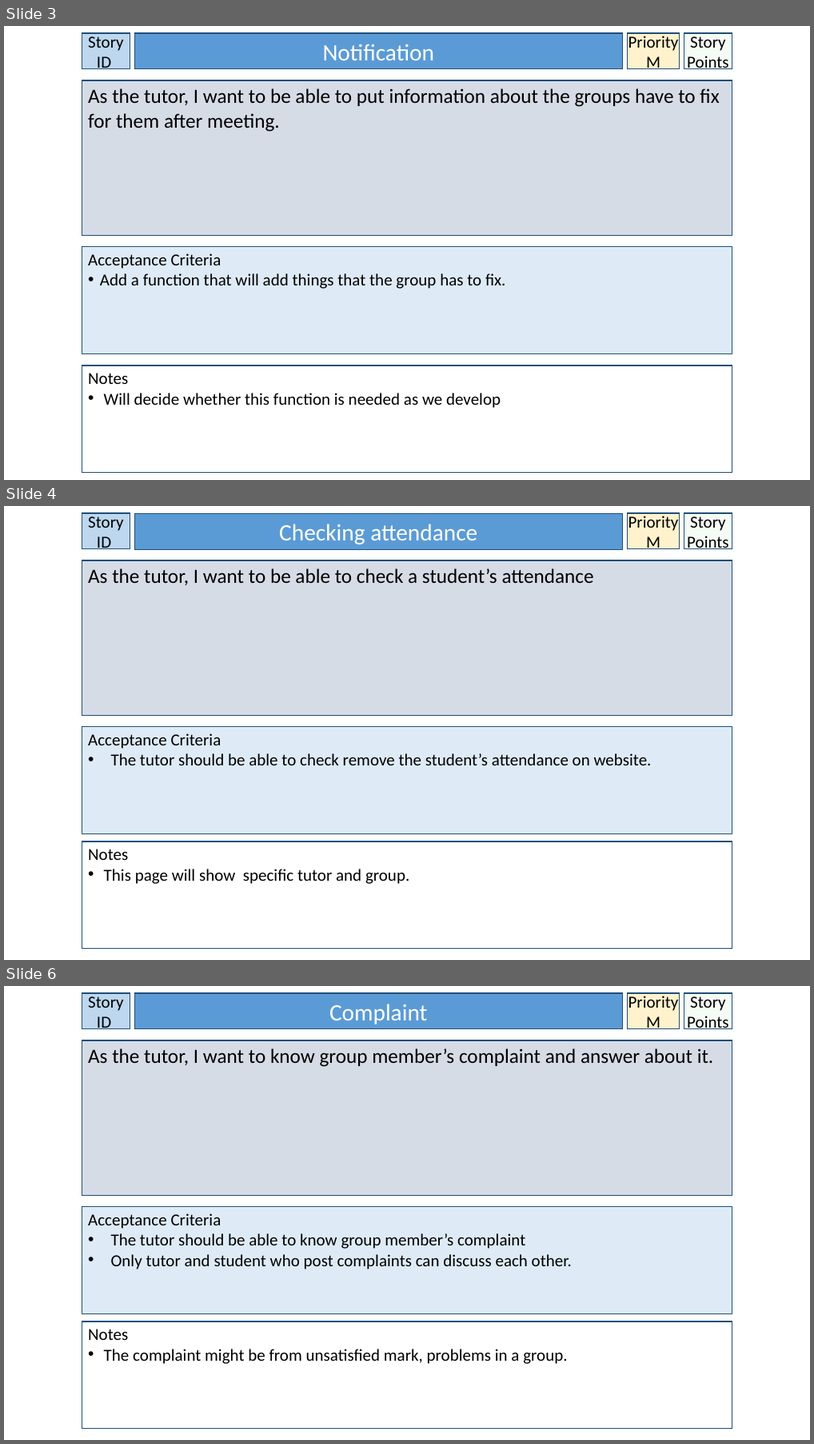
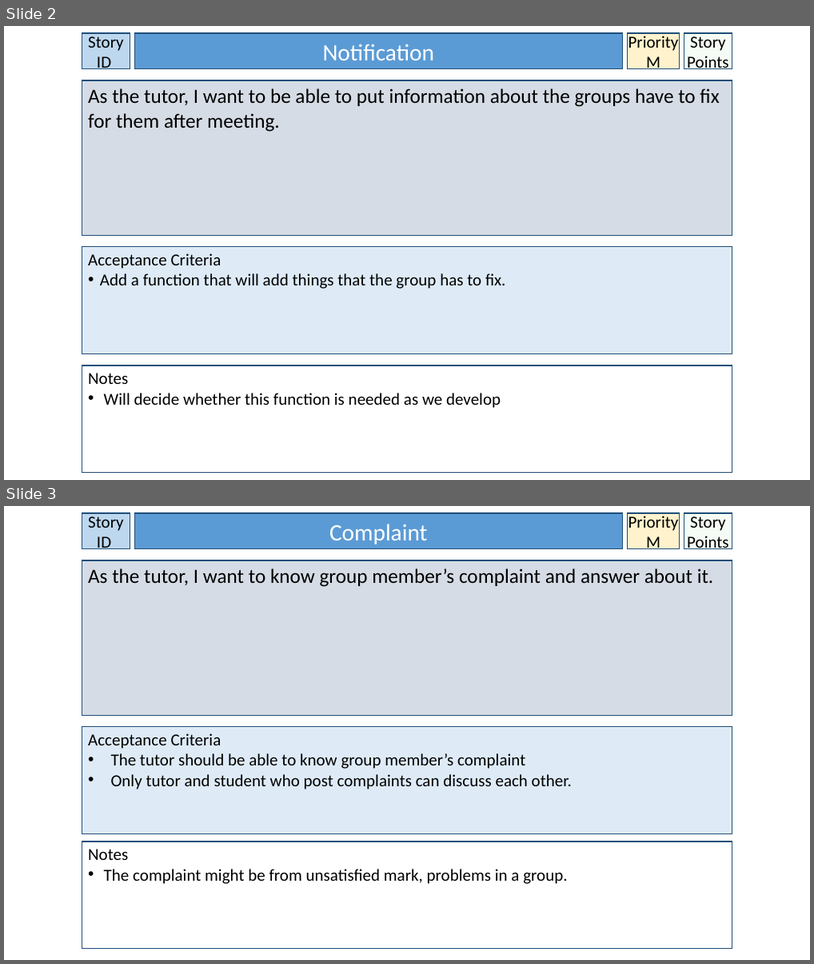
Before and after one commit to BrissyKim/group14, a slide deck: User_story/Seyoung User Stories.pptx. Shown one above the other, each under a label of ours: slides 3, 4 and 6 before the commit, slides 2 and 3 after it; the slides between them are not shown. The pictures are 814x1444 and 814x964 pixels, drawn with LibreOffice and Linux fonts; fonts in the diff are those of the drawing. Boxes give left, top, right and bottom in pixels: in the first picture for what was removed or moved away, otherwise in the second. Text is boxed around its words. In the diff, an @@ line names an element or a change of style, - is before the commit and + after.

```diff
--- a/User_story/Seyoung User Stories.pptx
+++ b/User_story/Seyoung User Stories.pptx
@@ slide 4 removed at [4, 506, 810, 960], background #FFFFFF @@
@@ rectangle removed at [82, 513, 130, 549] @@
-Story ID
@@ rectangle removed at [134, 514, 623, 549] @@
-Checking attendance
@@ rectangle removed at [628, 513, 680, 549] @@
-Priority
-M
@@ rectangle removed at [685, 513, 732, 549] @@
-Story Points
@@ rectangle removed at [82, 560, 732, 716] @@
-As the tutor, I want to be able to check a student’s attendance
@@ rectangle removed at [82, 727, 732, 834] @@
-Acceptance Criteria
-• The tutor should be able to check remove the student’s attendance on website.
@@ rectangle removed at [82, 841, 732, 948] @@
-Notes
-• This page will show specific tutor and group.
@@ what was slide 3 is now slide 2 @@
@@ what was slide 6 is now slide 3 @@
```
Also in this commit, not shown: 2 other slides removed.
